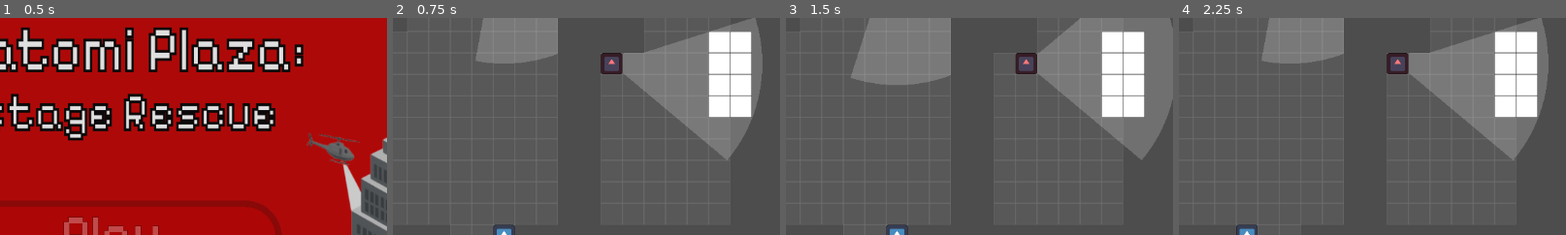
Above: before the commit, frames 1-4 (left to right).
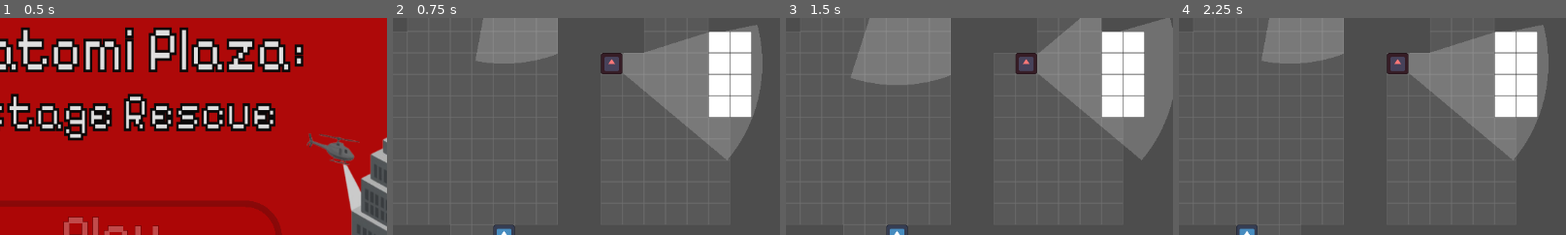
Above: after the commit, the same moments.

Repository: nexcoyocoatl/Projeto_Die_Hard
Game: Godot game, scene res://Screens/home_screen.tscn
Same seed, same stepped clock (60 frames per second), same inputs: the game is played once before the commit and once after it. The engine's default icon, where the game draws it, is replaced by a stand-in: a white triangle on a blue panel in a dark square.
Inputs (mouse positions are % of the whole screen's width and height, from its top left):
- Up to frame 1 (0.5 s): no input
- Up to frame 2 (0.75 s): click (50, 51) at 0.5 s
- Up to frame 3 (1.5 s): tap Enter at 1.25 s; hold Right (player_move_right) from 1.28 s (still down)
- Up to frame 4 (2.25 s): tap R (reset) at 2 s; release Right (player_move_right) at 2.03 s; hold Down (player_move_down) from 2.03 s (still down)
The pictures show only the part of the screen within x 36-86%, y 0-50%; the shares and areas given below are measured in that part.

Frame 1 is identical in both runs. In frame 2, 0.3% of the frame differs, in the area x 69-94%, y 0-14%; in frame 3, 0.7%, in the area x 81-98%, y 0-7%; in frame 4, 0.3%.

Commit message:
pequenas modificações no tilemap do level 1

Diff:
--- a/Levels/level.tscn
+++ b/Levels/level.tscn
@@ -151,7 +151,7 @@
 script = ExtResource("1_1ainy")
 
 [node name="Level1_LogicalTileMap" type="TileMapLayer" parent="."]
-tile_map_data = PackedByteArray("AAAAAAYAAQAAAAAAAAAAAAoAAQA …(14422 unchanged characters)… AAuABsAAQAAAAAAAAAuABwAAQAAAAAAAAAuAB0AAQAAAAAAAAAuAB4AAQAAAAAAAAAuACMAAQAAAAAAAAAuACQAAQAAAAAAAA …(19204 unchanged characters)…
+tile_map_data = PackedByteArray("AAAAAAYAAQAAAAAAAAAAAAoAAQA …(14422 unchanged characters)… AAuABsAAQAAAAAAAAAuABwAAQAAAAAAAAAuAB0AAwAAAAAAAAAuAB4AAwAAAAAAAAAuACMAAQAAAAAAAAAuACQAAQAAAAAAAA …(19204 unchanged characters)…
 tile_set = SubResource("TileSet_7jktm")
 
 [node name="Player" parent="." instance=ExtResource("4_km5ld")]
